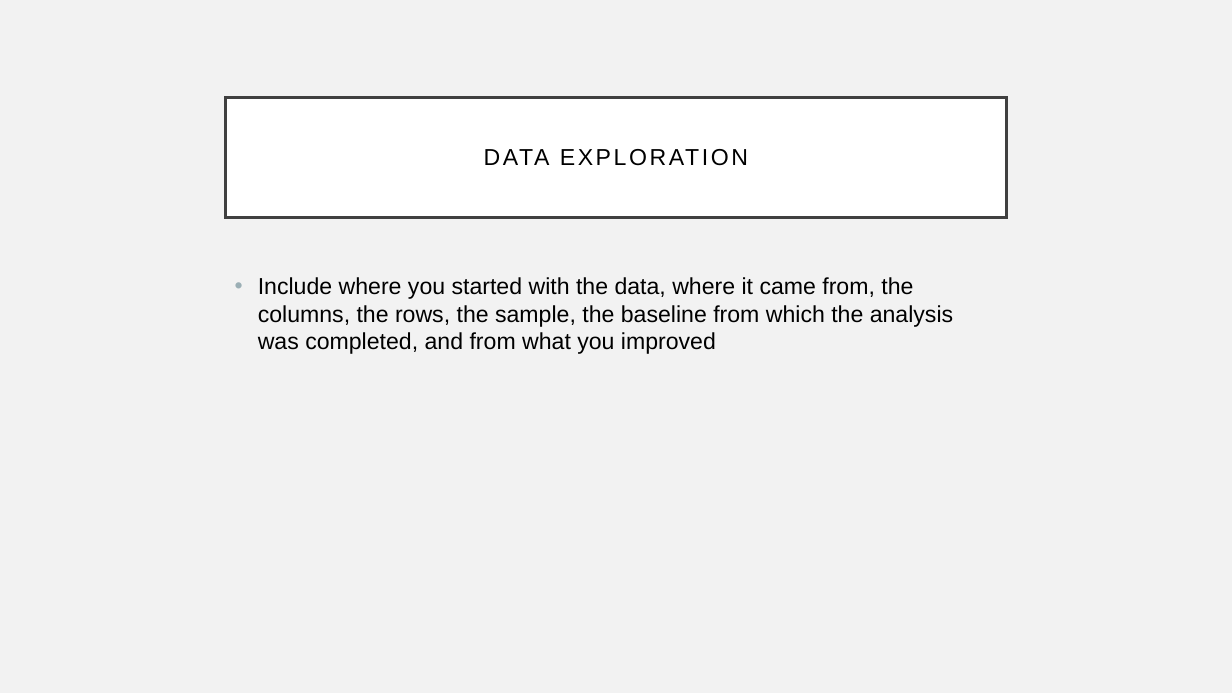
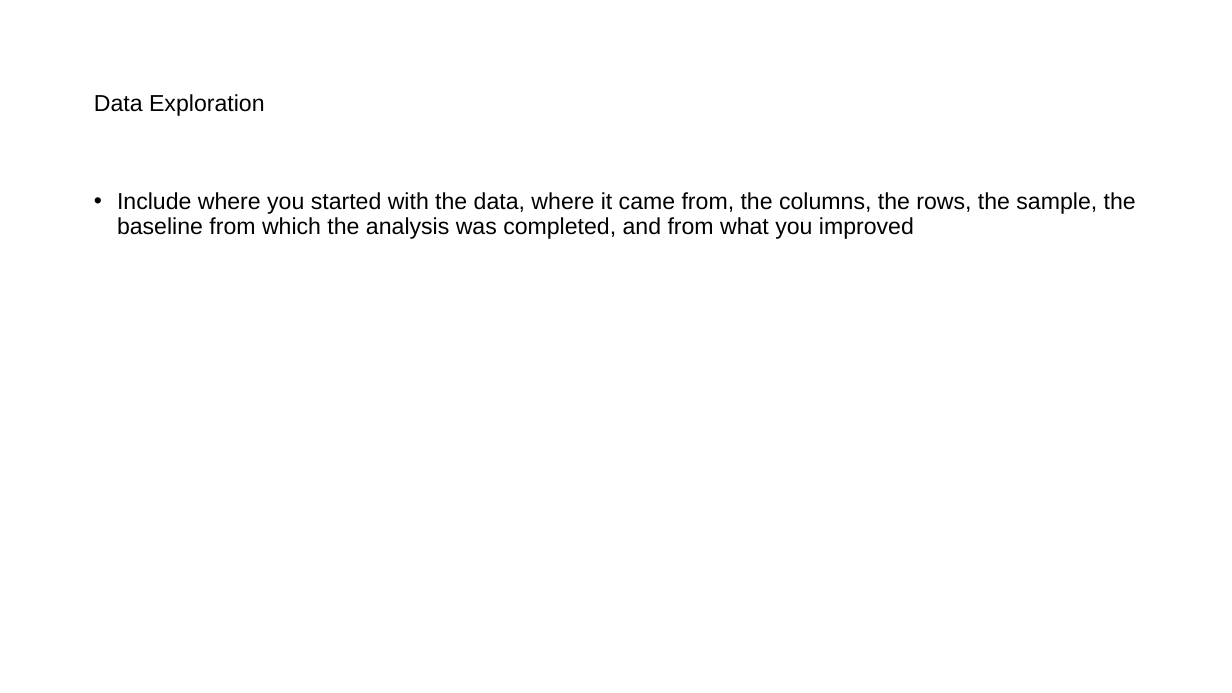
Before and after one commit to mathisme/ThinkfulDSFinalCapstone, a slide deck: slide 6 of PresentationTemplate.pptx. Drawn at 1232x693 pixels with LibreOffice and Linux fonts; fonts in the diff are those of the drawing. Boxes give left, top, right and bottom in pixels: in the first picture for what was removed or moved away, otherwise in the second. Text is boxed around its words. In the diff, an @@ line names an element or a change of style, - is before the commit and + after.

```diff
--- a/PresentationTemplate.pptx
+++ b/PresentationTemplate.pptx
@@ background #F2F2F2 to #FFFFFF @@
@@ title "Data Exploration": place and size @@
-title "Data Exploration" at bbox=[226, 97, 1006, 217]
+title "Data Exploration" at bbox=[94, 94, 265, 116]
@@ title "Data Exploration" at bbox=[94, 94, 265, 116]: fill #FFFFFF to none; outline #404040 2.5 pt to none @@
@@ title at bbox=[94, 94, 265, 116]: text changed @@
-DATA EXPLORATION
+Data Exploration
@@ text "Include where you started with ...": place and size @@
-text "Include where you started with ..." at bbox=[258, 277, 953, 354]
+text "Include where you started with ..." at bbox=[117, 192, 1136, 239]
@@ text "Include where you started with ..." at bbox=[117, 192, 1136, 239]: line spacing 1 to 0.9 @@
```
Also in this commit, not shown: 12 other slides changed, 1 other file.
